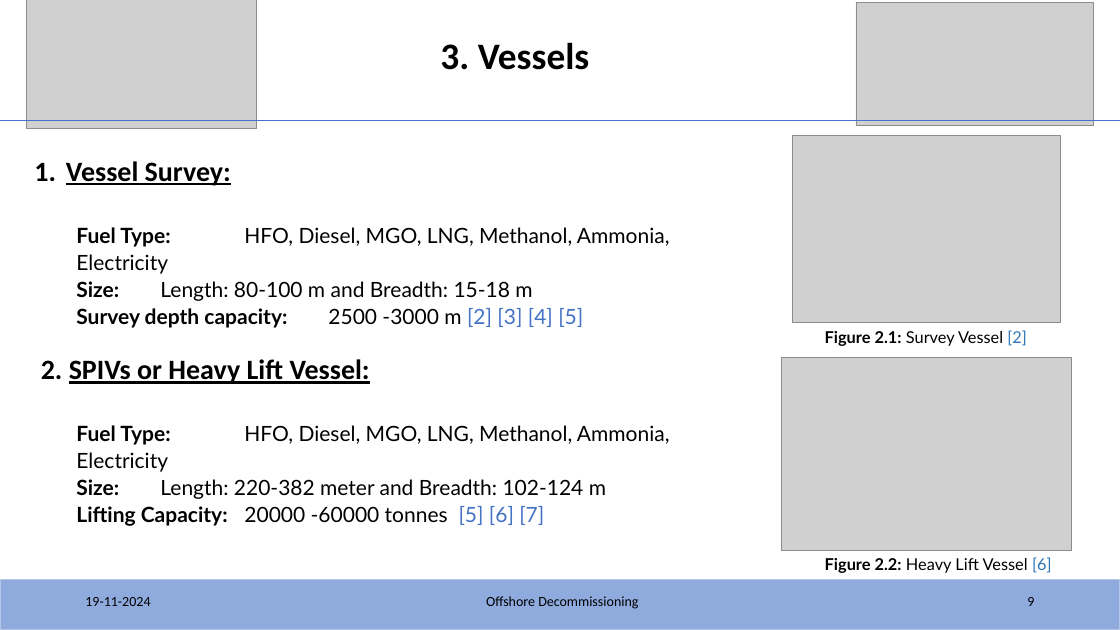
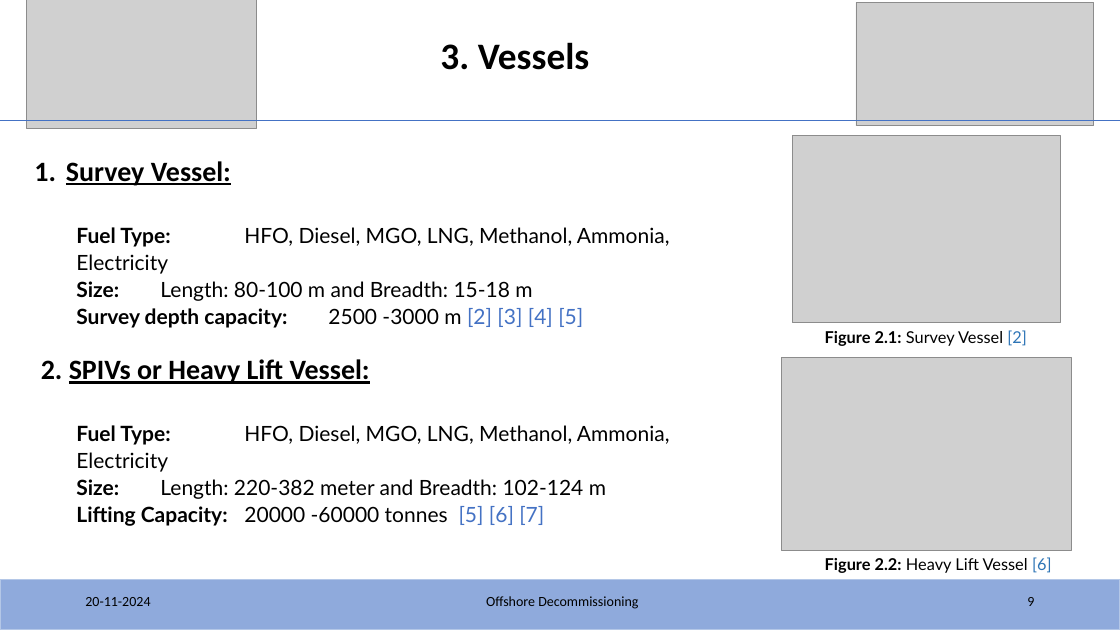
Before and after one commit to KSoni1505/Fraunhofer_IWES_Interview_Task_Offshore-Decommissioning, a slide deck: slide 9 of IWES/IWES_Task.pptx. Drawn at 1120x630 pixels with LibreOffice and Linux fonts; fonts in the diff are those of the drawing; grey boxes stand for pictures. Boxes give left, top, right and bottom in pixels: in the first picture for what was removed or moved away, otherwise in the second. Text is boxed around its words. In the diff, an @@ line names an element or a change of style, - is before the commit and + after.

```diff
--- a/IWES/IWES_Task.pptx
+++ b/IWES/IWES_Task.pptx
@@ text at (66,161,231,186): text changed @@
-1. Vessel Survey:
+1. Survey Vessel:
@@ text at (85,597,150,606): text changed @@
-19-11-2024
+20-11-2024
```
Also in this commit, not shown: 21 other slides changed.
